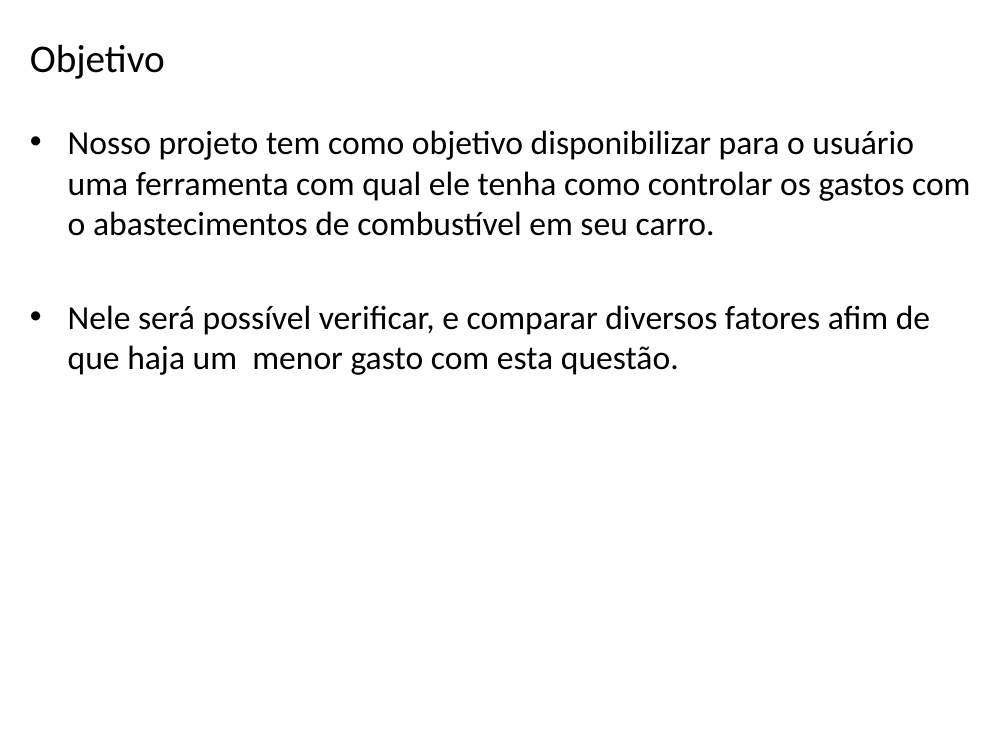
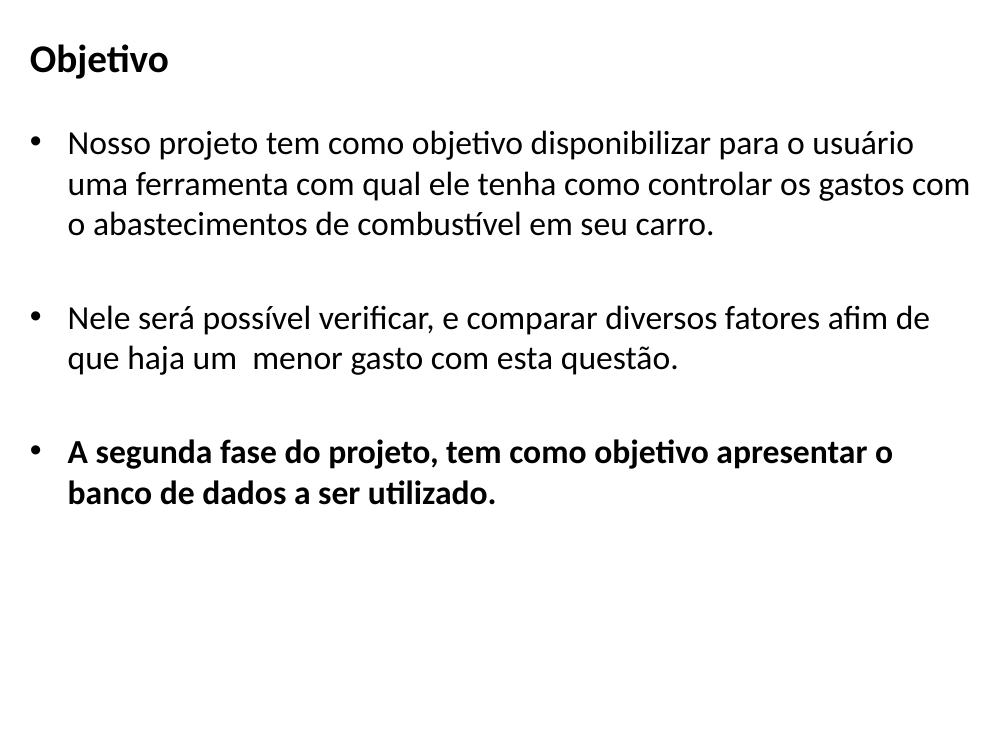
Before and after one commit to EDU23800/BSI4_PI4_CRUD_HTML, a slide deck: slide 2 of apresentação_fase_1.pptx. Drawn at 1008x756 pixels with LibreOffice and Linux fonts; fonts in the diff are those of the drawing; background and template pictures are left out. Boxes give left, top, right and bottom in pixels: in the first picture for what was removed or moved away, otherwise in the second. Text is boxed around its words. In the diff, an @@ line names an element or a change of style, - is before the commit and + after.

```diff
--- a/apresentação_fase_1.pptx
+++ b/apresentação_fase_1.pptx
@@ title "Objetivo" at (30,44,169,79): bold on @@
@@ text at (68,439,893,505): paragraph added @@
+• A segunda fase do projeto, tem como objetivo apresentar o banco de dados a ser utilizado.
```
Also in this commit, not shown: 2 other slides changed, 22 slides added, 1 slide removed, 1 other file.
